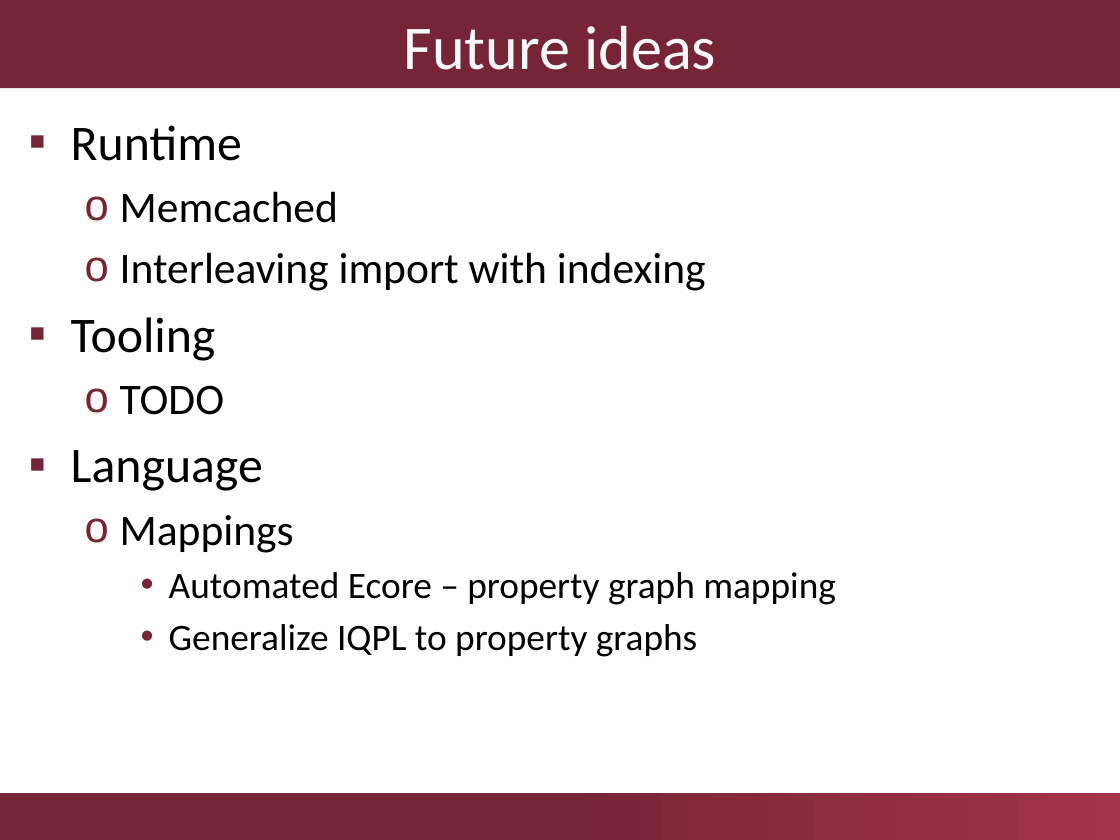
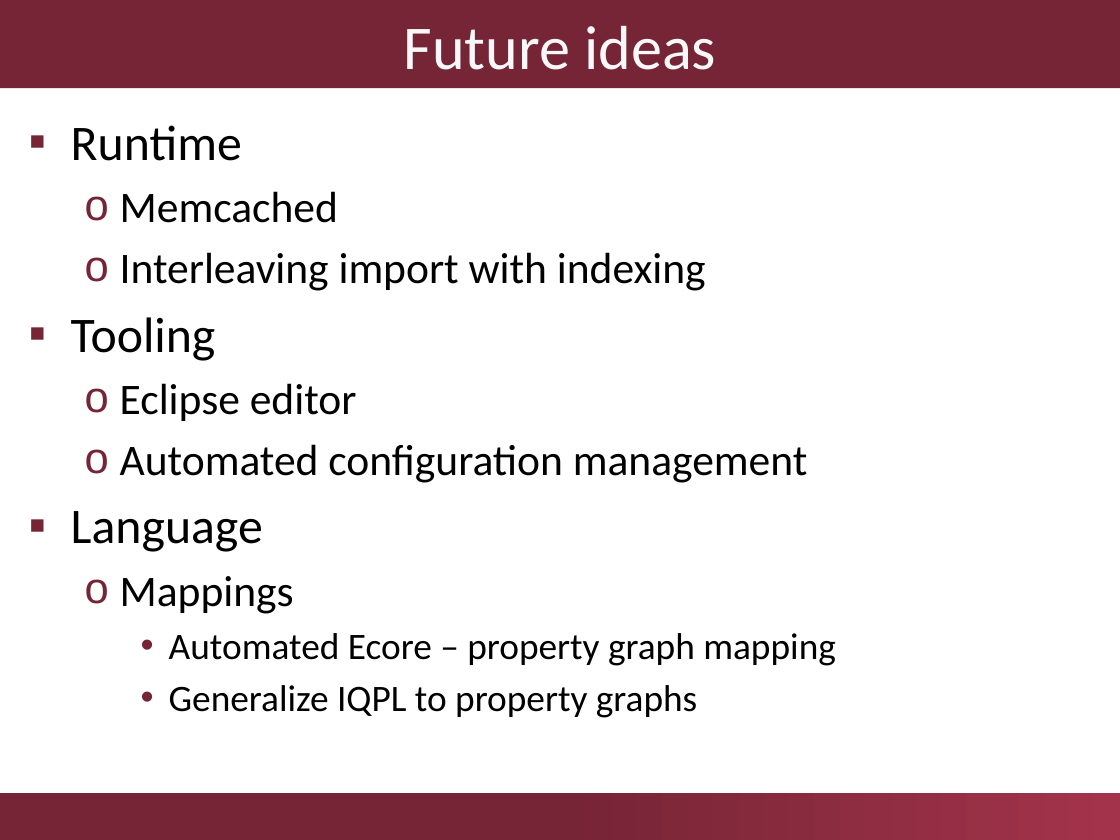
Before and after one commit to viatra/incqueryd, a slide deck: slide 10 of szarnyasg-incqueryd-tdk/presentation/IncQueryD-TDK2013.pptx (slide 9 before the commit). Drawn at 1120x840 pixels with LibreOffice and Linux fonts; fonts in the diff are those of the drawing; background and template pictures are left out. Boxes give left, top, right and bottom in pixels: in the first picture for what was removed or moved away, otherwise in the second. Text is boxed around its words. In the diff, an @@ line names an element or a change of style, - is before the commit and + after.

Commit message:
added new slides for 4store and Titan; added TODOs and future work

```diff
--- a/szarnyasg-incqueryd-tdk/presentation/IncQueryD-TDK2013.pptx
+++ b/szarnyasg-incqueryd-tdk/presentation/IncQueryD-TDK2013.pptx
@@ text at (120,383,807,483): text changed @@
-  o TODO
+  o Eclipse editor
+  o Automated configuration management
```
Also in this commit, not shown: 5 other slides changed, 1 slide added.
